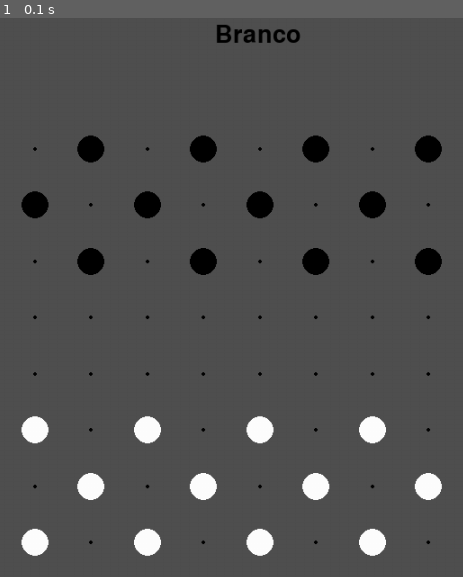
Above: before the commit, frame 1.
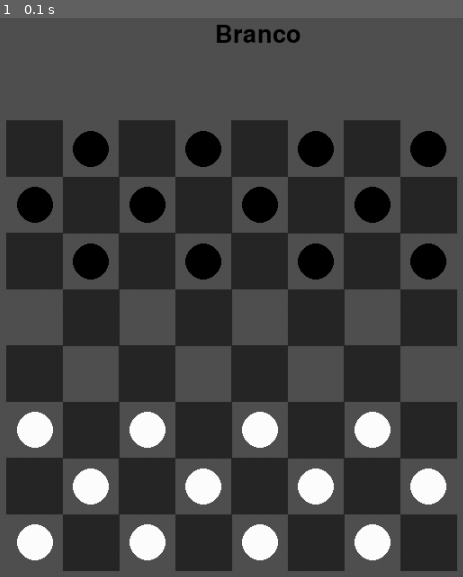
Above: after the commit, the same moment.

Repository: SrLeal42/Damas-Pygame
Game: pygame game, started from Main/Main.py
The game is run twice, just before and just after one commit, with the same random seed, the same clock (stepped at 60 frames per second) and the same inputs.
Inputs:
- Up to frame 1 (0.1 s): no input

The runs differ from the first frame. In frame 1, 44% of the frame differs, in the area x 1-99%, y 18-99%.

Commit message:
UPDATE: Mudando um pouco a aparencia do jogo

Diff:
--- a/Main/Classes/Pecas.py
+++ b/Main/Classes/Pecas.py
@@ -12,7 +12,7 @@
     y = 0
     start_x = 0
     start_y = 0
-    tamanho = 15
+    tamanho = 20
     capturada = False
 
     def __init__(self,cor:int,linha:int,coluna:int,x=0,y=0,tipo=0):
--- a/Main/Classes/Tabuleiro.py
+++ b/Main/Classes/Tabuleiro.py
@@ -1,7 +1,7 @@
 import pygame as PG
 import math
 from Classes.Pecas import Peca
-from Config import LARGURA,ALTURA,WHITE,BLACK,GRAY,GOLDEN_BLACK,GOLDEN_WHITE,NUM_PECAS
+from Config import LARGURA,ALTURA,WHITE,BLACK,GRAY,GOLDEN_BLACK,GOLDEN_WHITE,DARK_GRAY,NUM_PECAS
 
 
 class Tabuleiro:
@@ -69,21 +69,35 @@
         #              (LARGURA/2 + (-x_OffSet + (x_OffSet/4 * 0))- Peca.tamanho, ALTURA/2 + (-y_OffSet + (y_OffSet/4 * self.tamanho))- Peca.tamanho)
         #              )
 
+        # Desenhando os quadrados
         for i in range(self.tamanho):
             for j in range(self.tamanho):
 
                 peca = self.tabuleiro[i][j]
-
+                x = LARGURA/2 + (-self.x_OffSet + (self.x_OffSet/4 * j))
+                y = ALTURA/2 + (-self.y_OffSet + (self.y_OffSet/4 * i))
+
+                if peca == None and j % 2 == i % 2:
+                    quad_tam = 63
+                    PG.draw.rect(window,DARK_GRAY,(x-quad_tam/2,y-quad_tam/2,quad_tam,quad_tam))
+                    # PG.draw.circle(window,BLACK,(LARGURA/2 + (-self.x_OffSet + (self.x_OffSet/4 * j)),ALTURA/2 + (-self.y_OffSet + (self.y_OffSet/4 * i))),2)
+
+
+
+
+
+
+        # Desenhado as peças
+        for i in range(self.tamanho):
+            for j in range(self.tamanho):
+
+                peca = self.tabuleiro[i][j]
                 if peca == None:
-                    PG.draw.circle(window,BLACK,(LARGURA/2 + (-self.x_OffSet + (self.x_OffSet/4 * j)),ALTURA/2 + (-self.y_OffSet + (self.y_OffSet/4 * i))),2)
                     continue
-
                 color = WHITE if peca.cor == 0 else BLACK
+
                 if (peca.tipo == 1):
                     color = GOLDEN_WHITE if color == WHITE else GOLDEN_BLACK
-                # x = LARGURA/2 + (-self.x_OffSet + (self.x_OffSet/4 * j))
-                # y = ALTURA/2 + (-self.y_OffSet + (self.y_OffSet/4 * i))
-
 
                 PG.draw.circle(window,color,(peca.x,peca.y),peca.tamanho)
 
@@ -104,7 +118,7 @@
                     closest_dist = dist
                     closest = [(x2,y2),(i,j)]
 
-        print(closest)
+        # print(closest)
         return closest
 
 
--- a/Main/Config.py
+++ b/Main/Config.py
@@ -4,6 +4,7 @@
 BLACK = (0,0,0)
 GOLDEN_BLACK = (83,84,46)
 GRAY = (80,80,80)
+DARK_GRAY = (40,40,40)
 WHITE = (255,255,255)
 GOLDEN_WHITE = (174,176,106)
 FONTE_PRIN = None
